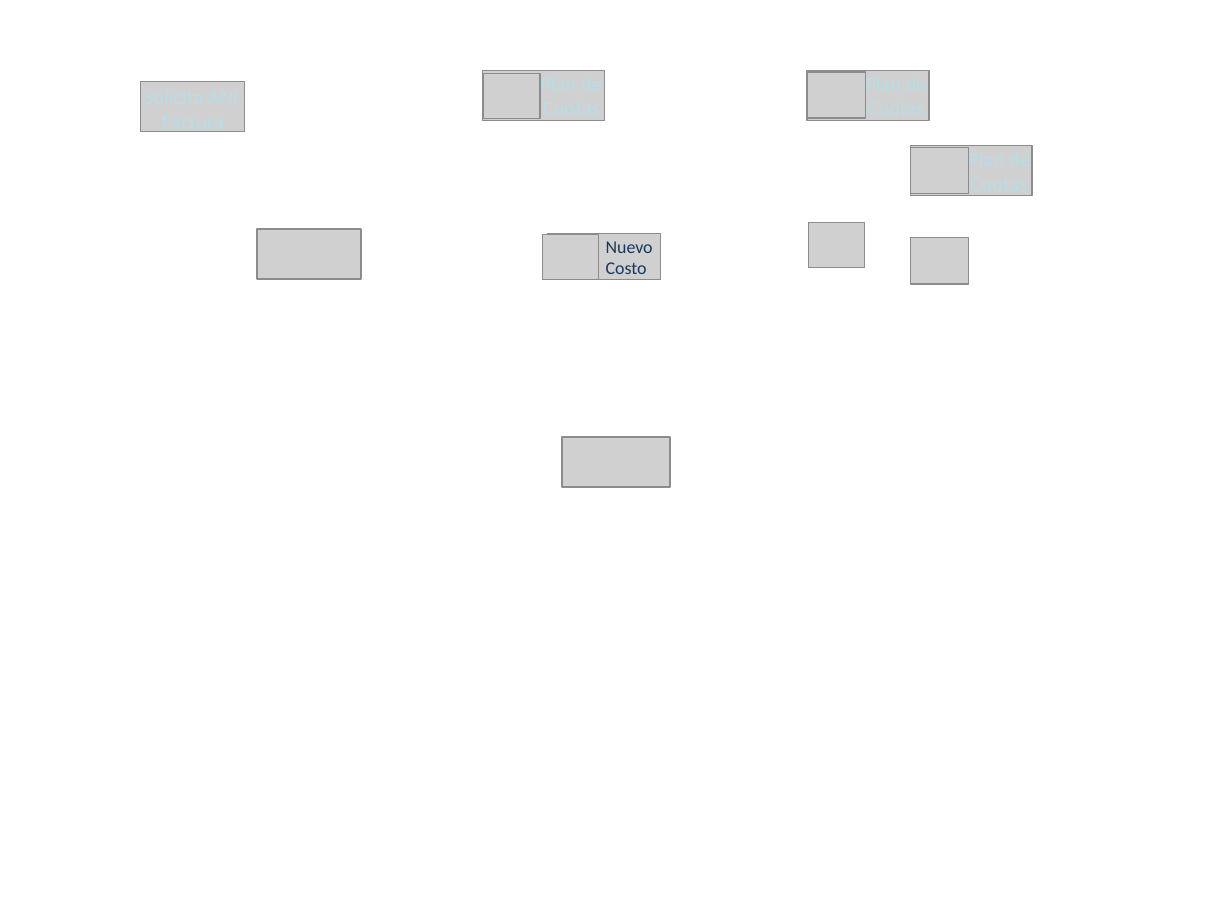
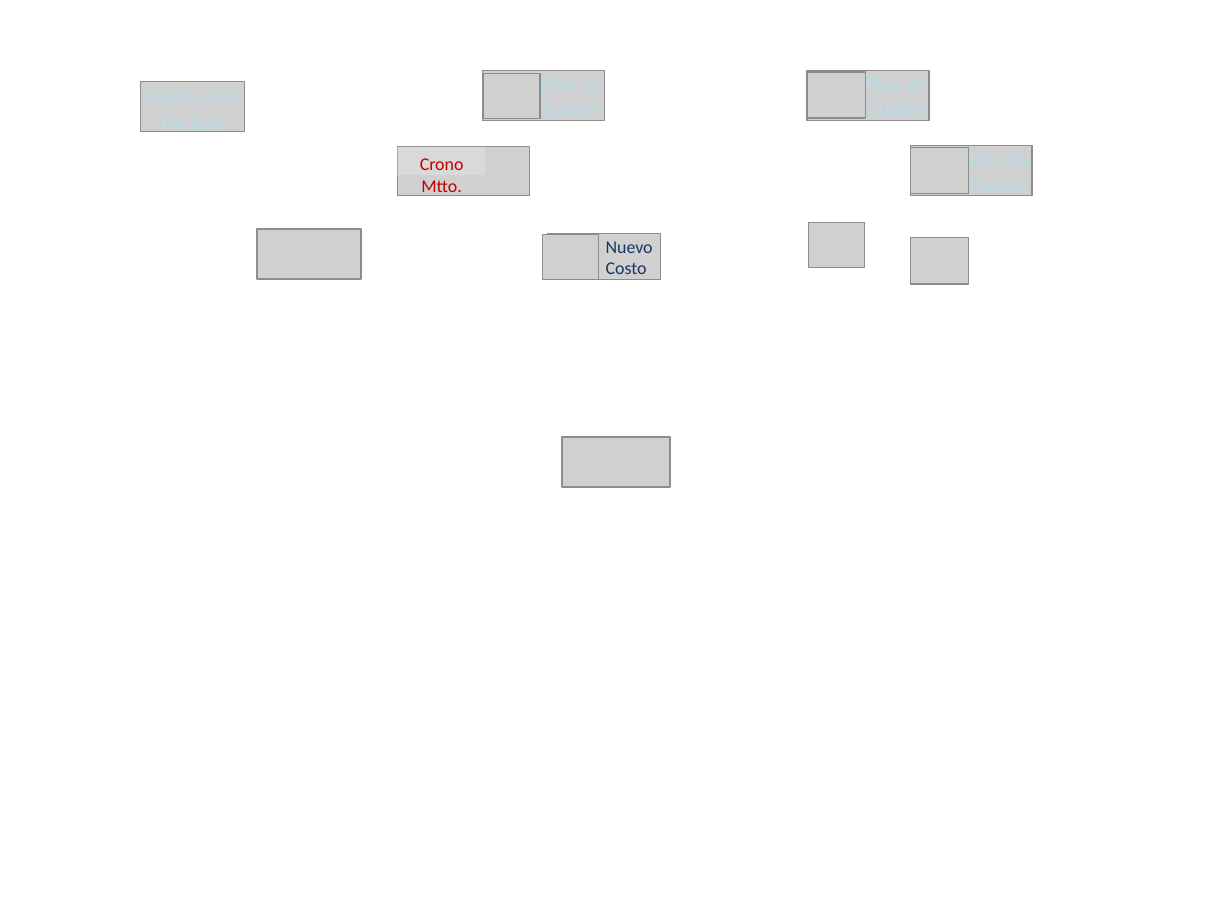
Before and after one commit to devcastro9/Sofia, a slide deck: slide 4 of imagenes/Botones.pptx. Drawn at 1232x924 pixels with LibreOffice and Linux fonts; fonts in the diff are those of the drawing; grey boxes stand for pictures. Boxes give left, top, right and bottom in pixels: in the first picture for what was removed or moved away, otherwise in the second. Text is boxed around its words. In the diff, an @@ line names an element or a change of style, - is before the commit and + after.

```diff
--- a/imagenes/Botones.pptx
+++ b/imagenes/Botones.pptx
@@ picture added at [397, 147, 529, 196] @@
@@ rectangle added at [398, 147, 485, 175], fill #D9D9D9, 10.5 pt, text #C00000 @@
+Crono Mtto.
```
Also in this commit, not shown: 2 other files.
